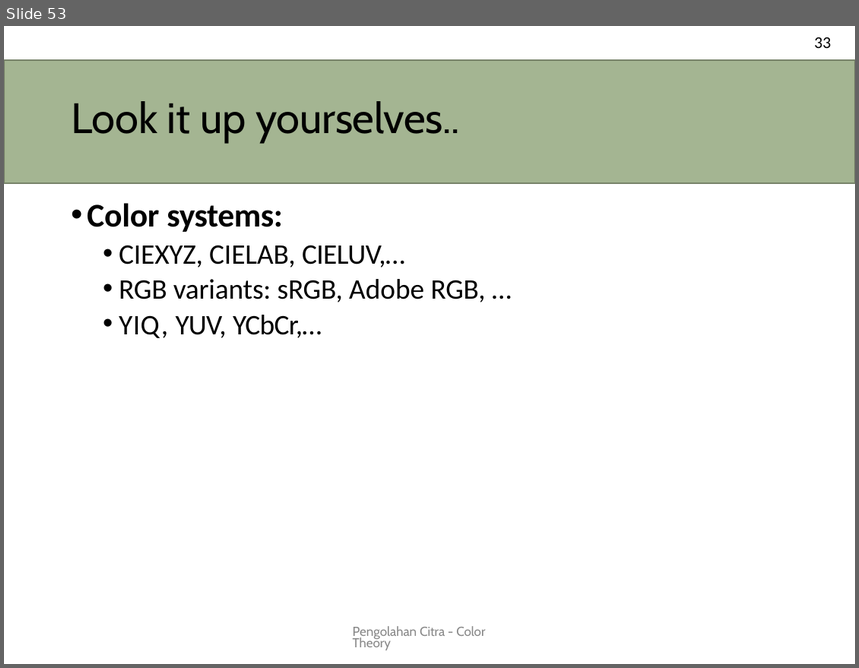
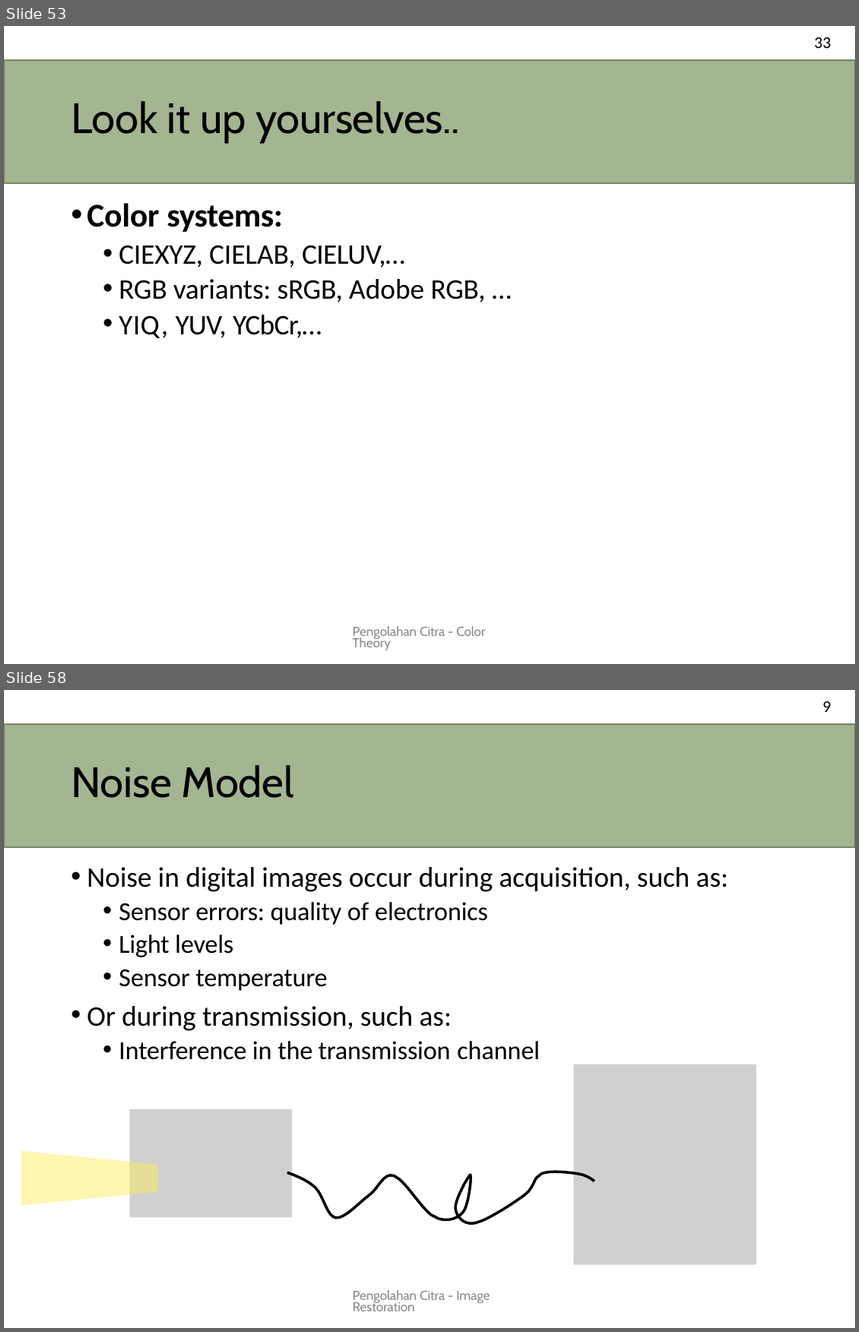
Before and after one commit to novalassalam/comvis, a slide deck: pencit.pptx. Shown one above the other, each under a label of ours: slide 53 before the commit, slides 53 and 58 after it; the slides between them are not shown. The pictures are 859x668 and 859x1332 pixels, drawn with LibreOffice and Linux fonts; fonts in the diff are those of the drawing; grey boxes stand for pictures. Boxes give left, top, right and bottom in pixels: in the first picture for what was removed or moved away, otherwise in the second. Text is boxed around its words. In the diff, an @@ line names an element or a change of style, - is before the commit and + after.

Commit message:
image restorasi

```diff
--- a/pencit.pptx
+++ b/pencit.pptx
@@ slide 58 added at (4,690,855,1328), background #FFFFFF @@
@@ text added at (823,701,831,712), 14 pt, text #000000 @@
+9
@@ title added at (4,724,855,847), fill #A4B592, outline #78846A 0.96 pt, 36 pt, text #000000 @@
+Noise Model
@@ text added at (87,867,728,1060), 22 pt, text #000000 @@
+• Noise in digital images occur during acquisition, such as:
+  • Sensor errors: quality of electronics
+  • Light levels
+  • Sensor temperature
+• Or during transmission, such as:
+  • Interference in the transmission channel
@@ picture added at (573,1065,756,1265) @@
@@ picture added at (130,1110,293,1217) @@
@@ freeform shape added at (21,1151,158,1206), fill #FBEF58 at 48% opacity @@
@@ freeform shape added at (287,1172,595,1224), outline #000000 2.28 pt @@
@@ text added at (353,1290,490,1312), 11 pt, text #888888 @@
+Pengolahan Citra - Image Restoration
```
Also in this commit, not shown: 10 other slides added.
